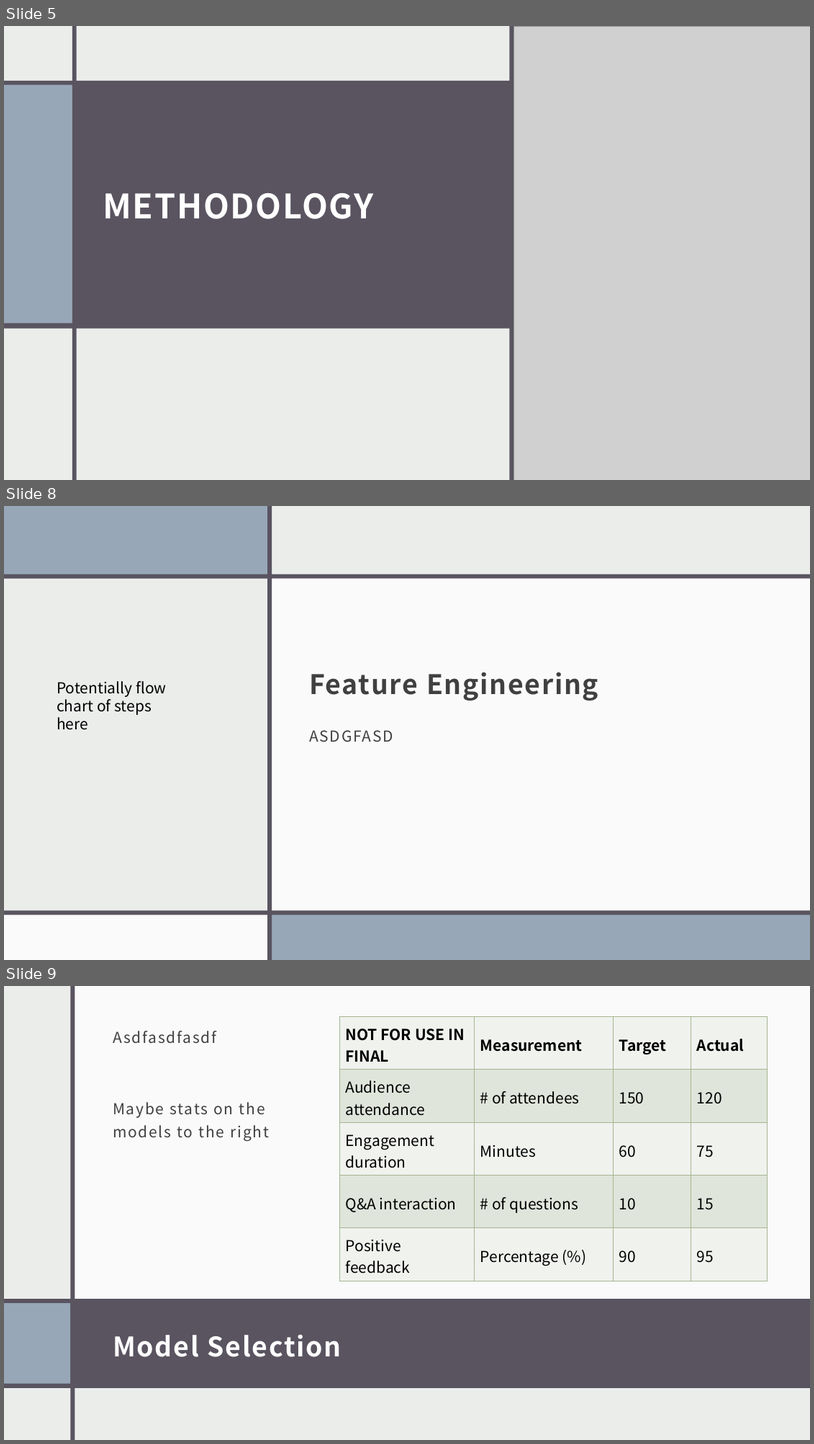
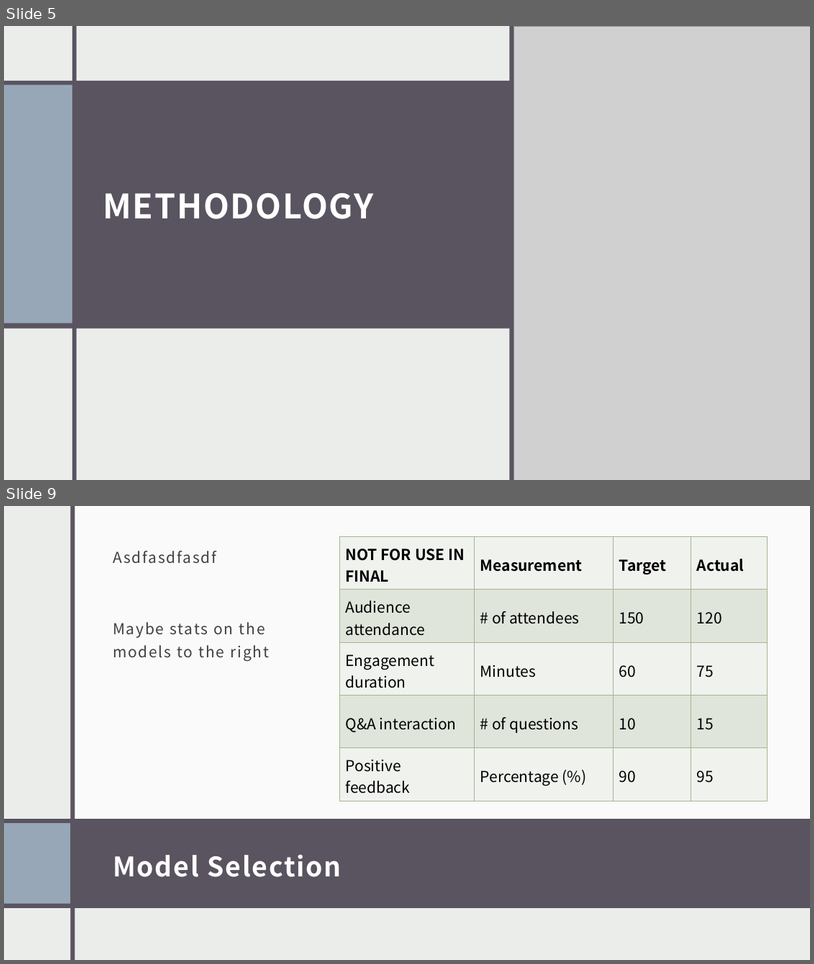
Before and after one commit to shmorhunmsds/ml_final_project, a slide deck: presentation.pptx. Shown one above the other, each under a label of ours: slides 5, 8 and 9 before the commit, slides 5 and 9 after it; the slides between them are not shown. The pictures are 814x1444 and 814x964 pixels, drawn with LibreOffice and Linux fonts; fonts in the diff are those of the drawing; grey boxes stand for pictures. Boxes give left, top, right and bottom in pixels: in the first picture for what was removed or moved away, otherwise in the second. Text is boxed around its words. In the diff, an @@ line names an element or a change of style, - is before the commit and + after.

```diff
--- a/presentation.pptx
+++ b/presentation.pptx
@@ slide 8 removed at [4,506,810,960], background #EBEDEB @@
@@ rectangle removed at [4,506,810,960] @@
@@ rectangle removed at [4,506,270,576] @@
@@ rectangle removed at [268,506,272,960] @@
@@ rectangle removed at [311,506,316,960] @@
@@ rectangle removed at [316,506,810,960] @@
@@ rectangle removed at [4,574,810,579] @@
@@ rectangle removed at [268,579,810,911] @@
@@ title removed at [309,672,599,700] @@
-Feature Engineering
@@ text removed at [57,681,166,730] @@
-Potentially flow chart of steps here
@@ text removed at [309,730,394,742] @@
-ASDGFASD
@@ rectangle removed at [4,914,268,960] @@
@@ rectangle removed at [4,910,810,914] @@
@@ rectangle removed at [271,913,810,960] @@
```
Also in this commit, not shown: 2 slides changed, 1 slide added.
